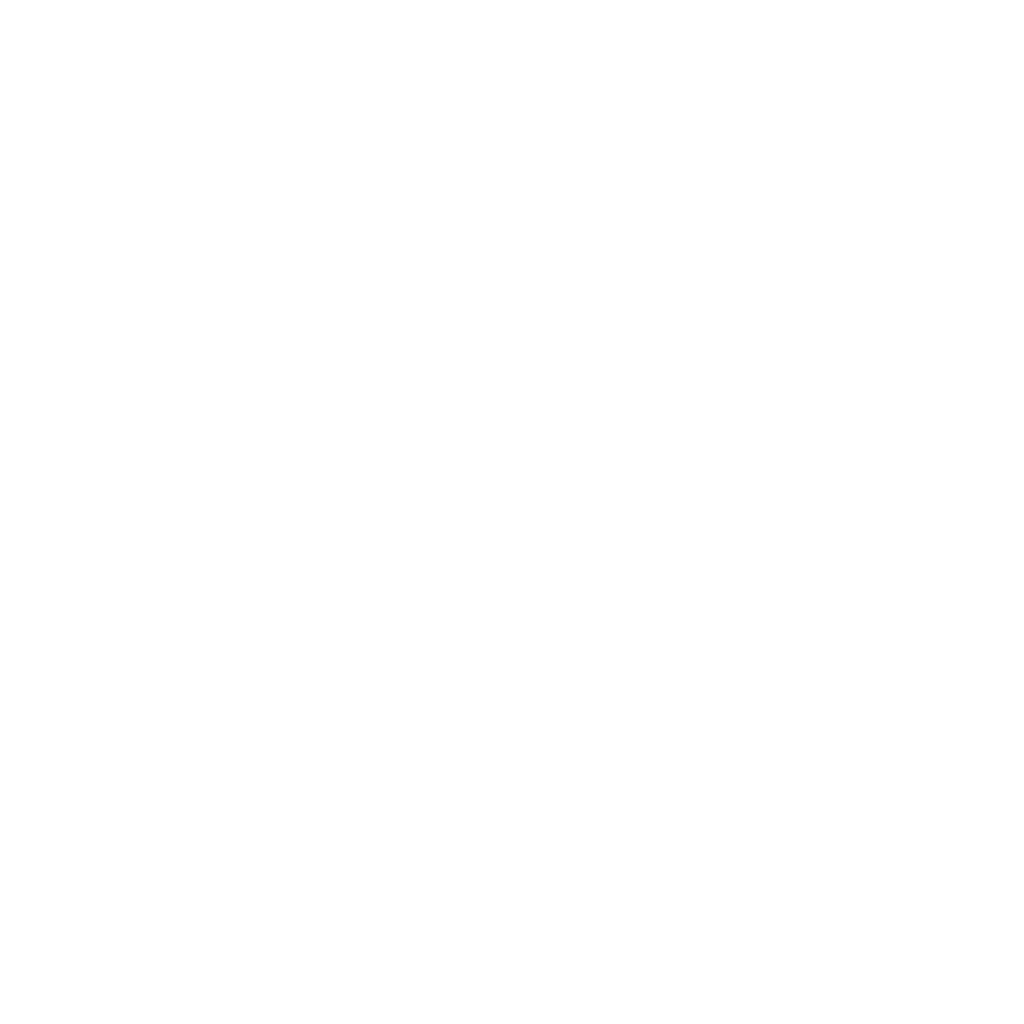
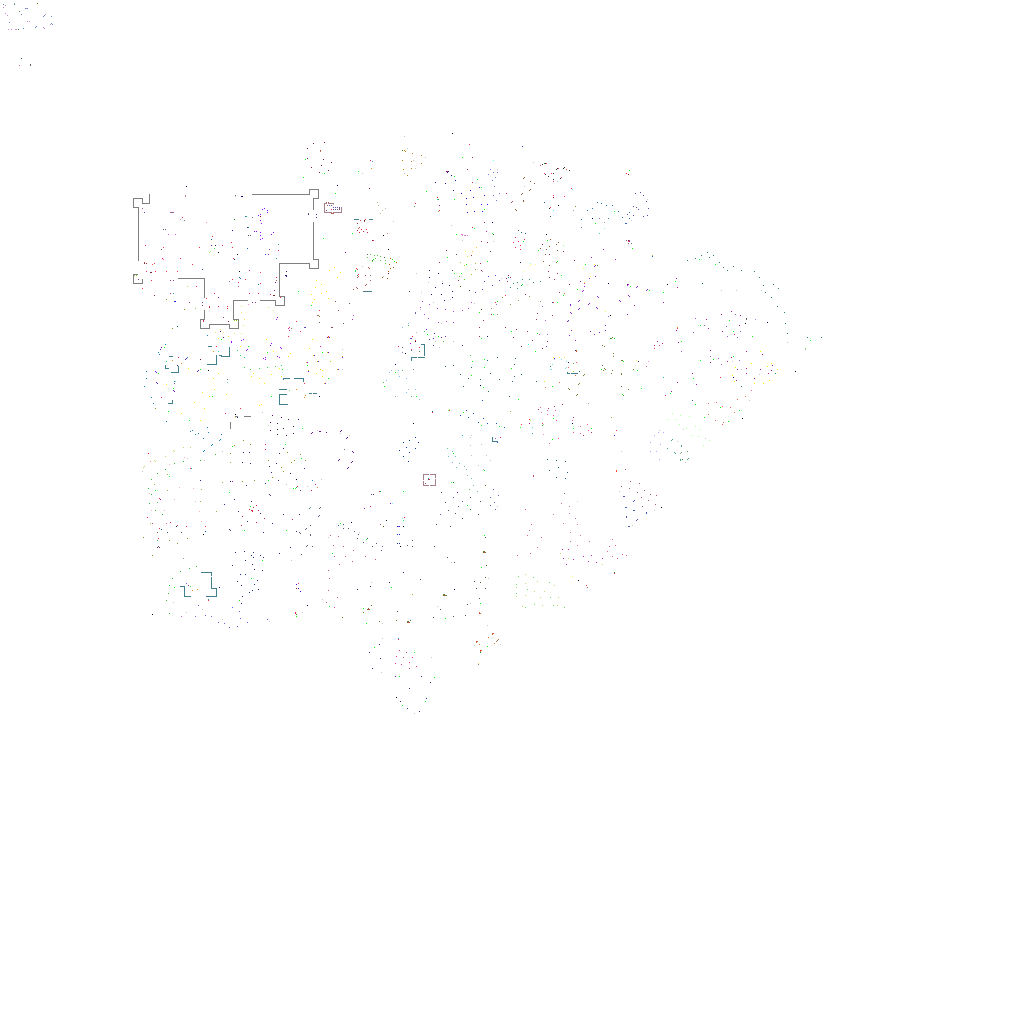
Comparing the layer stacks of the two 1024×1024 images. Changes:
showed "stuff", painted on it over left=3, top=3, right=822, bottom=714
